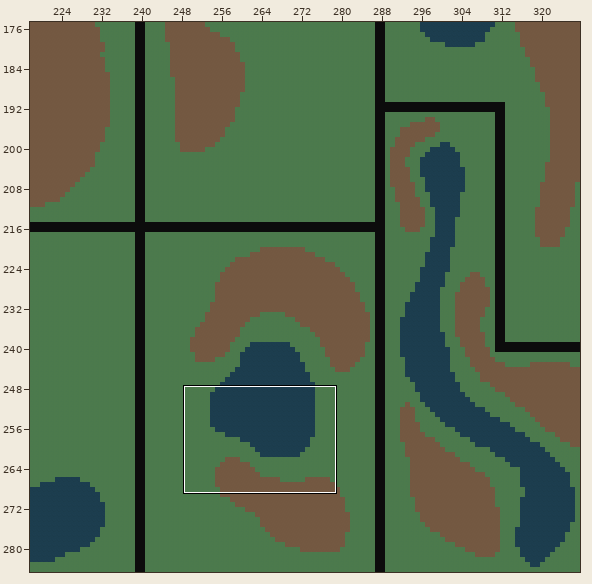
Tiled map -- assets/chunks.tmx. Above: a wide view before the commit, with the close-up outlined.
Close-up. Old version:
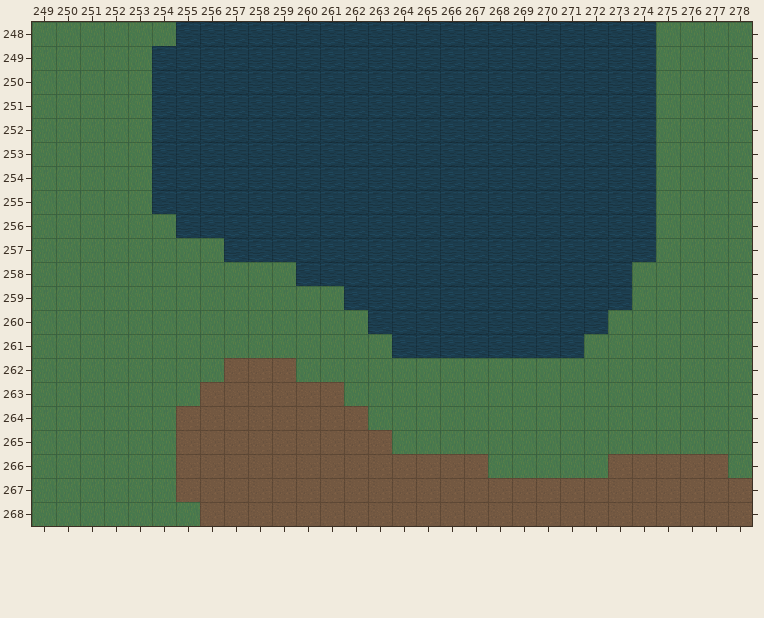
Cells are 32x32 px. Shown: x 249..278, y 248..268. The commit also changed other parts of the map, which this record leaves out.
New version:
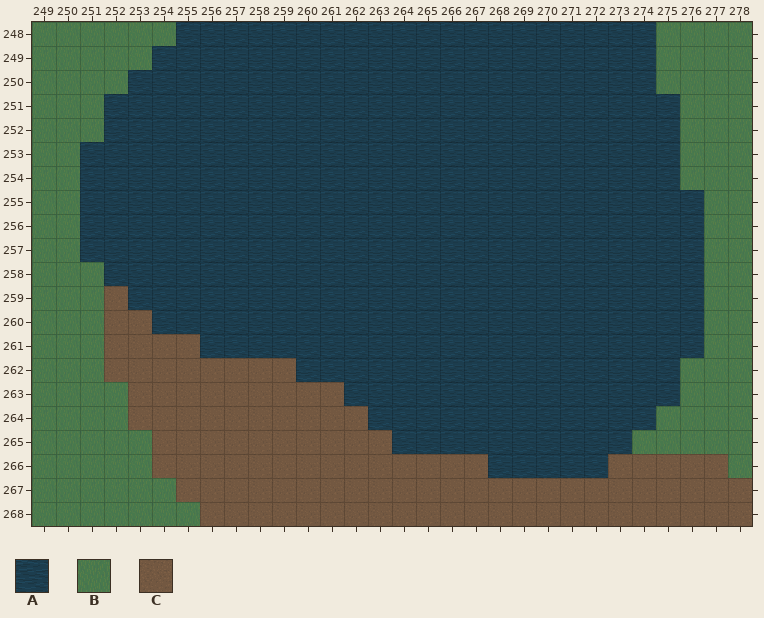
Key: from "terrain-extended": A 0, B 3, C 4.
_ is an empty cell.
Change:
Layer "Tile Layer 1":
y 250: x 253 B -> A
y 251..252: x 252..253 BB -> AA; x 275 B -> A
y 253..254: x 251..253 BBB -> AAA; x 275 B -> A
y 255: x 251..253 BBB -> AAA; x 275..276 BB -> AA
y 256: x 251..254 BBBB -> AAAA; x 275..276 BB -> AA
y 257: x 251..256 BBBBBB -> AAAAAA; x 275..276 BB -> AA
y 258: x 252..259 BBBBBBBB -> AAAAAAAA; x 274..276 BBB -> AAA
y 259: x 252..261 BBBBBBBBBB -> CAAAAAAAAA; x 274..276 BBB -> AAA
y 260: x 252..262 BBBBBBBBBBB -> CCAAAAAAAAA; x 273..276 BBBB -> AAAA
y 261: x 252..263 BBBBBBBBBBBB -> CCCCAAAAAAAA; x 272..276 BBBBB -> AAAAA
y 262: x 252..256 BBBBB -> CCCCC; x 260..275 BBBBBBBBBBBBBBBB -> AAAAAAAAAAAAAAAA
y 263: x 253..255 BBB -> CCC; x 262..275 BBBBBBBBBBBBBB -> AAAAAAAAAAAAAA
y 264: x 253..254 BB -> CC; x 263..274 BBBBBBBBBBBB -> AAAAAAAAAAAA
y 265: x 254 B -> C; x 264..273 BBBBBBBBBB -> AAAAAAAAAA
y 266: x 254 B -> C; x 268..272 BBBBB -> AAAAA
Where, in picture pixels (left, top, right, bottom), the same in both close-ups:
changed: (80, 70, 704, 478)
